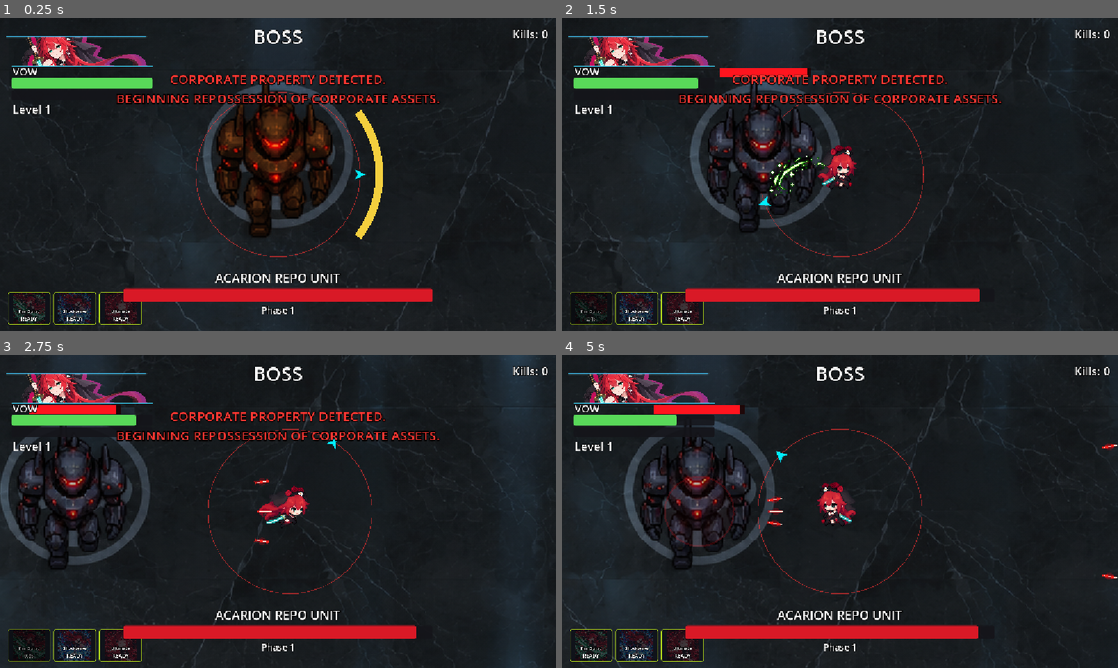
Above: before the commit, frames 1-4 (two rows, left to right).
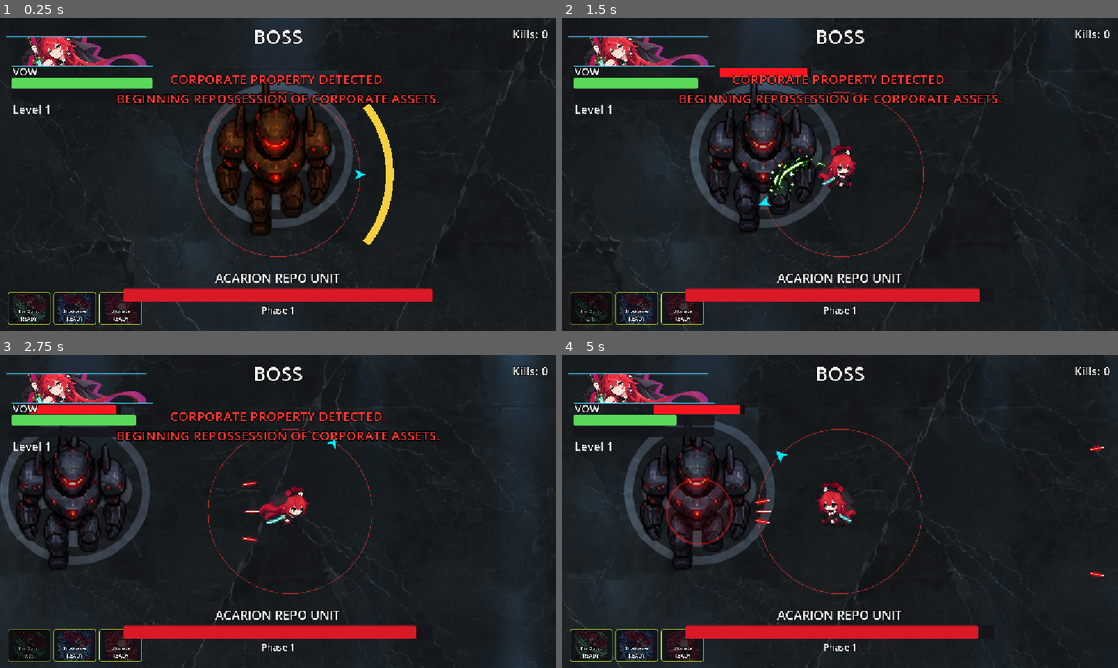
Above: after the commit, the same moments.

Repository: Shaheer-Abbasi/Projekt-Novi
Game: Godot game, scene res://scenes/Levels/2.tscn
Two runs of this game, one before a commit and one after it. Both use one fixed random seed, a clock stepped at 60 frames per second and the inputs below. This scene is started directly instead of the project's main scene. Video files are missing from this copy of the repository; at most half a second of black plays in their place. Sound files missing from this copy of the repository are replaced by a short silence.
Inputs (mouse positions are in pixels of both pictures, inside the frame that each line leads up to):
- Up to frame 1 (0.25 s): no input
- Up to frame 2 (1.5 s): tap Enter at 0.5 s; move the mouse to (962, 158) at 0.52 s; hold D (right) 0.53-1.25 s; tap 1 (ability_1) at 0.6 s; click (962, 158) at 0.67 s; drag from (728, 190) to (812, 237) at 1.27 s
- Up to frame 3 (2.75 s): move the mouse to (333, 442) at 2.02 s; hold D (right) from 2.03 s (still down); tap Shift (ability_3) at 2.1 s
- Up to frame 4 (5 s): release D (right) at 2.75 s; drag from (812, 574) to (828, 480) at 2.77 s; move the mouse to (1006, 558) at 3.52 s; hold A (left) 3.53-4.25 s; tap R at 3.6 s; drag from (673, 464) to (756, 433) at 4.27 s

The runs differ from the first frame. In frame 1, 1.8% of the frame differs, in the area x 38-71%, y 18-73%; in frame 2, less than 0.1%; in frame 3, 0.2%; in frame 4, 0.8%.

Commit message:
Make Acarion melee easier to read and dodge

Diff:
--- a/projekt-novi/scripts/Temp_Scripts/acarion_repo_unit.gd
+++ b/projekt-novi/scripts/Temp_Scripts/acarion_repo_unit.gd
@@ -15,12 +15,12 @@
 @export var laser_spread_degrees: float = 9.0
 
 @export_group("Melee")
-@export var melee_range: float = 185.0
-@export var cone_radius: float = 175.0
+@export var melee_range: float = 235.0
+@export var cone_radius: float = 220.0
 @export var cone_half_angle_degrees: float = 38.0
 @export var cone_damage: float = 14.0
 @export var cone_cooldown: float = 1.25
-@export var cone_windup: float = 0.9
+@export var cone_windup: float = 1.25
 
 @export_group("Anti-Camp Spin")
 @export var close_time_before_spin: float = 5.0
@@ -67,7 +67,7 @@
 
 	var to_player := player.global_position - global_position
 	var distance := to_player.length()
-	if distance > 1.0:
+	if _repo_state == RepoState.COMBAT and distance > 1.0:
 		_facing_dir = to_player.normalized()
 		sprite.flip_h = _facing_dir.x < 0.0
 
